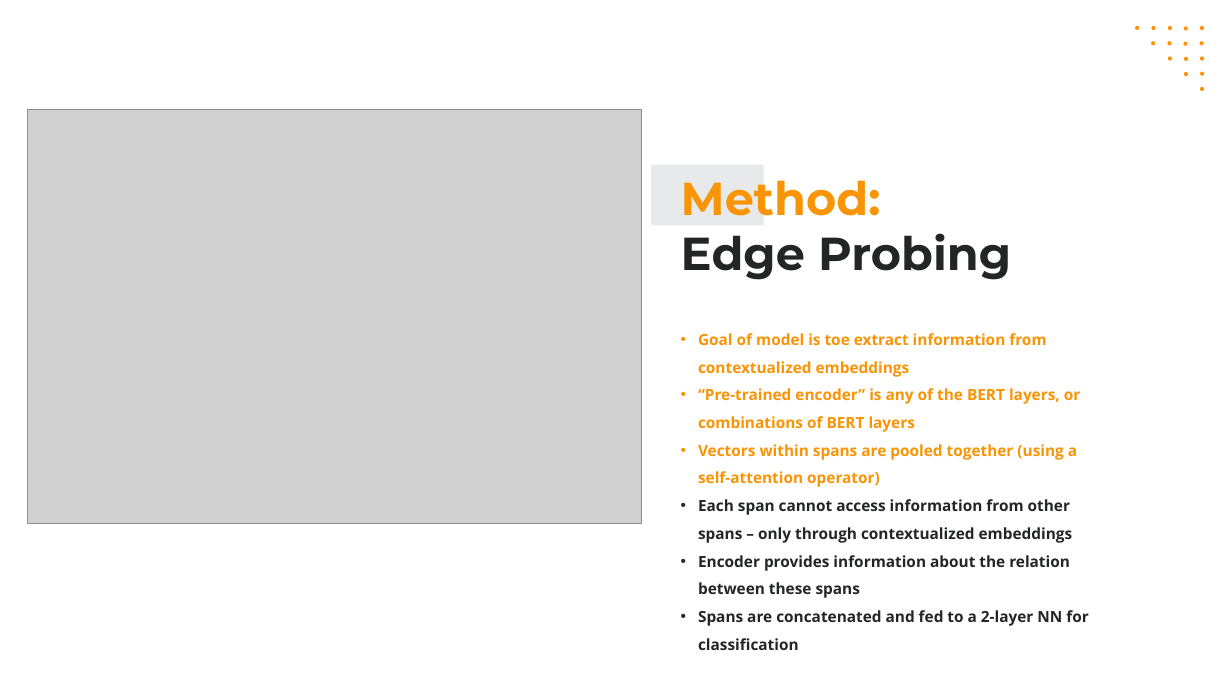
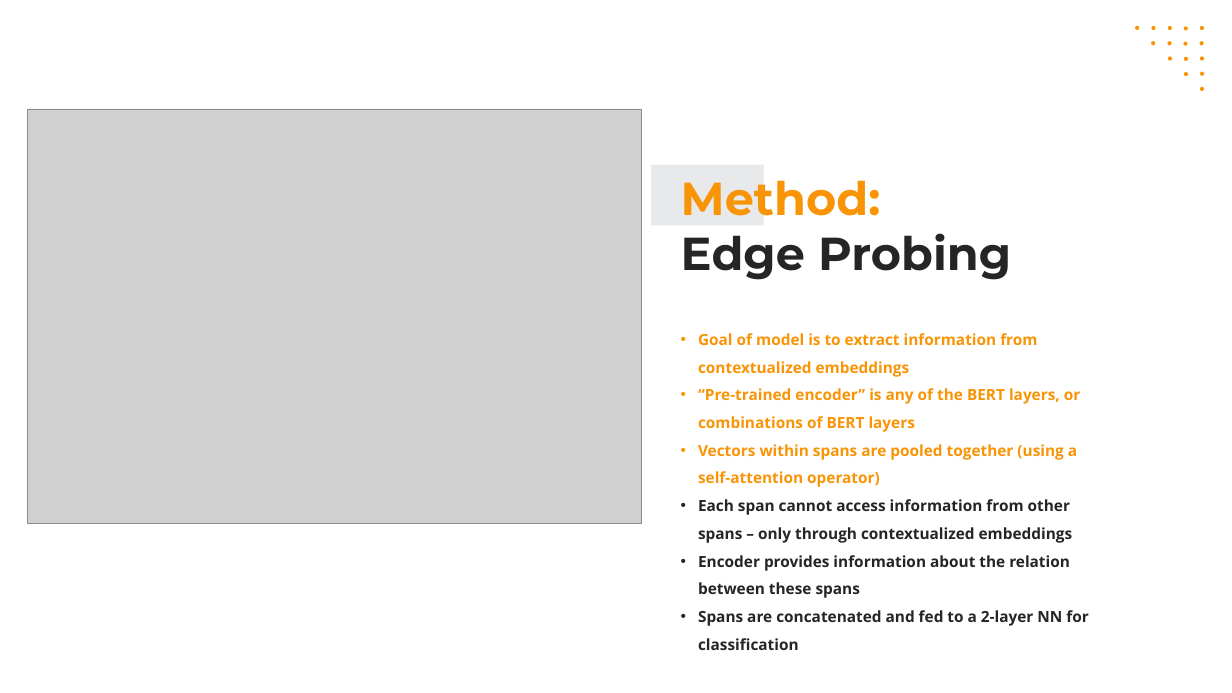
Before and after one commit to cbenge509/BERTVision, a slide deck: slide 4 of presentation/capstone/week_7/capstone__jiang_benge_fogarty_king__week_7.pptx. Drawn at 1232x693 pixels with LibreOffice and Linux fonts; fonts in the diff are those of the drawing; grey boxes stand for pictures. Boxes give left, top, right and bottom in pixels: in the first picture for what was removed or moved away, otherwise in the second. Text is boxed around its words. In the diff, an @@ line names an element or a change of style, - is before the commit and + after.

Commit message:
Presentation added final slide; typos fixed

```diff
--- a/presentation/capstone/week_7/capstone__jiang_benge_fogarty_king__week_7.pptx
+++ b/presentation/capstone/week_7/capstone__jiang_benge_fogarty_king__week_7.pptx
@@ text at (698,333,1037,377): text changed @@
-• Goal of model is toe extract information from contextualized embeddings
+• Goal of model is to extract information from contextualized embeddings
```
Also in this commit, not shown: 5 other slides changed, 1 slide added, 1 other file.
